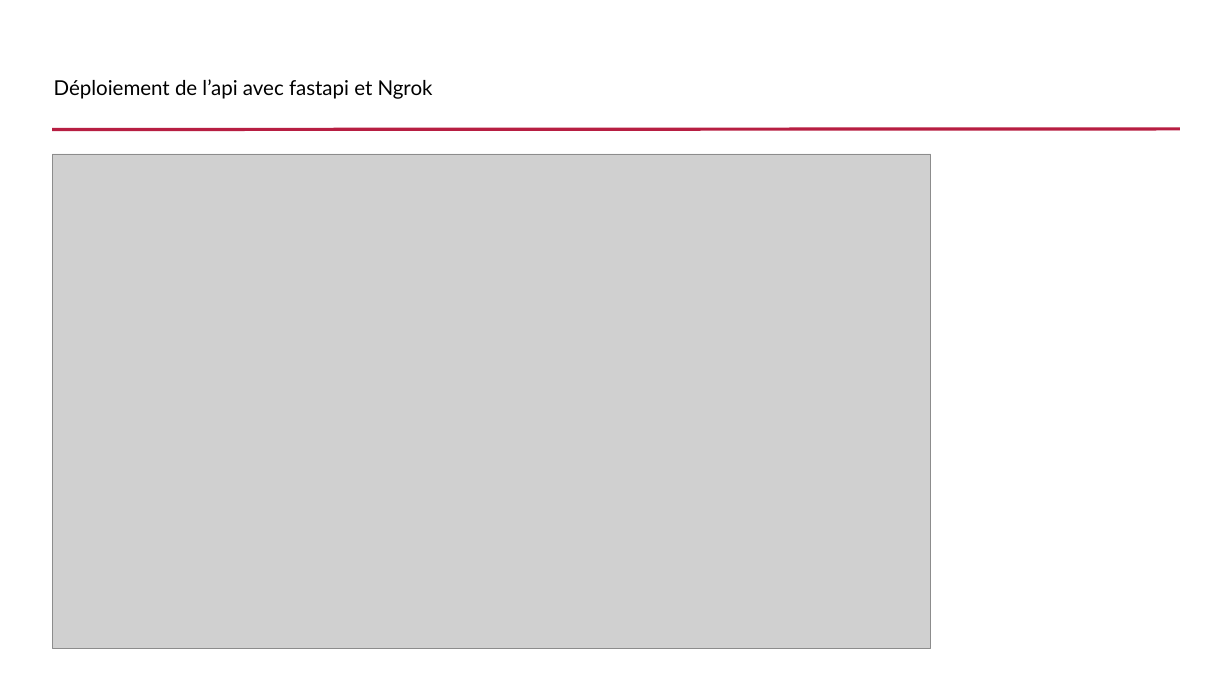
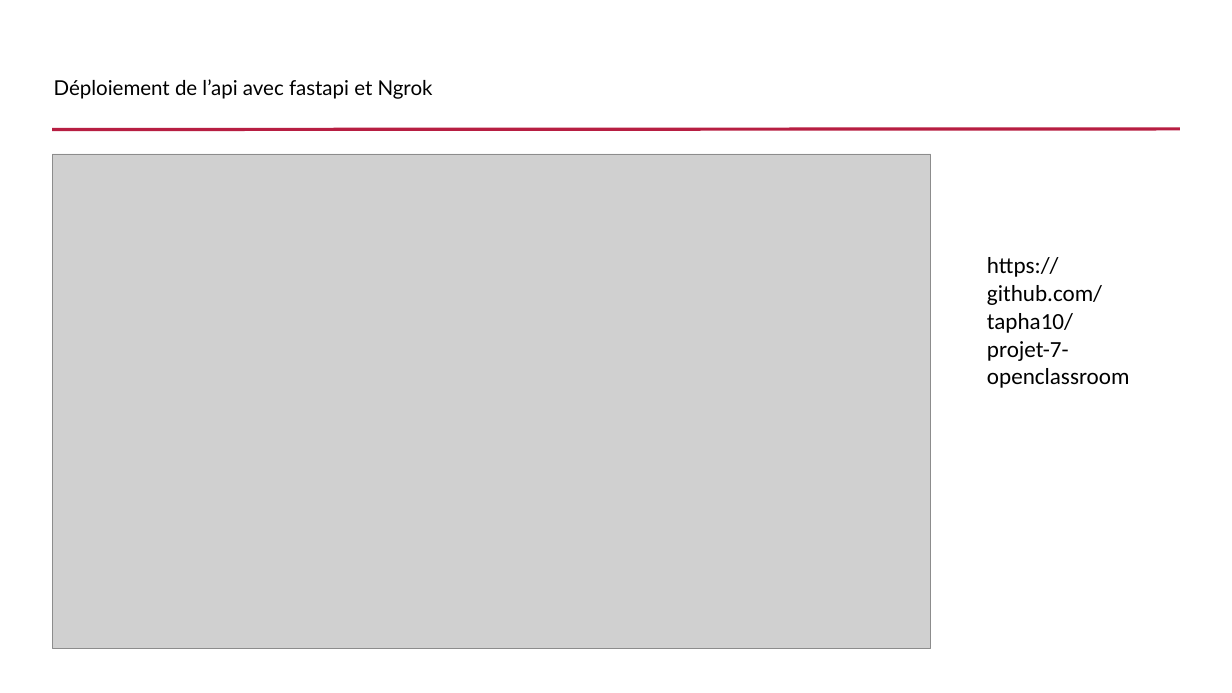
Before and after one commit to tapha10/projet-7-openclassroom, a slide deck: slide 14 of Tall_Moustapha_7_presentation.pptx (slide 12 before the commit). Drawn at 1232x693 pixels with LibreOffice and Linux fonts; fonts in the diff are those of the drawing; grey boxes stand for pictures; background and template pictures are left out. Boxes give left, top, right and bottom in pixels: in the first picture for what was removed or moved away, otherwise in the second. Text is boxed around its words. In the diff, an @@ line names an element or a change of style, - is before the commit and + after.

```diff
--- a/Tall_Moustapha_7_presentation.pptx
+++ b/Tall_Moustapha_7_presentation.pptx
@@ text added at box(987, 257, 1130, 388), 18 pt, text #000000 @@
+https://github.com/tapha10/projet-7-openclassroom
```
Also in this commit, not shown: 1 other slide changed, 2 slides added, 1 other file.
